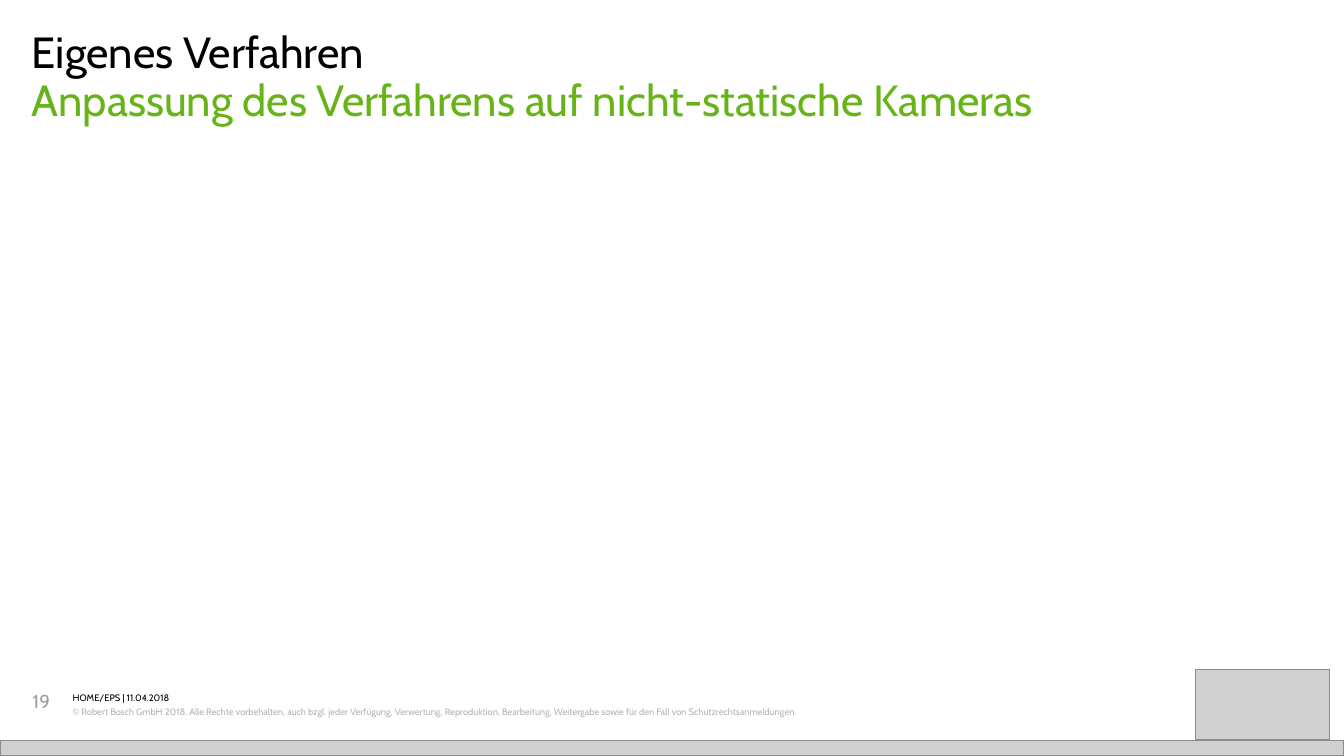
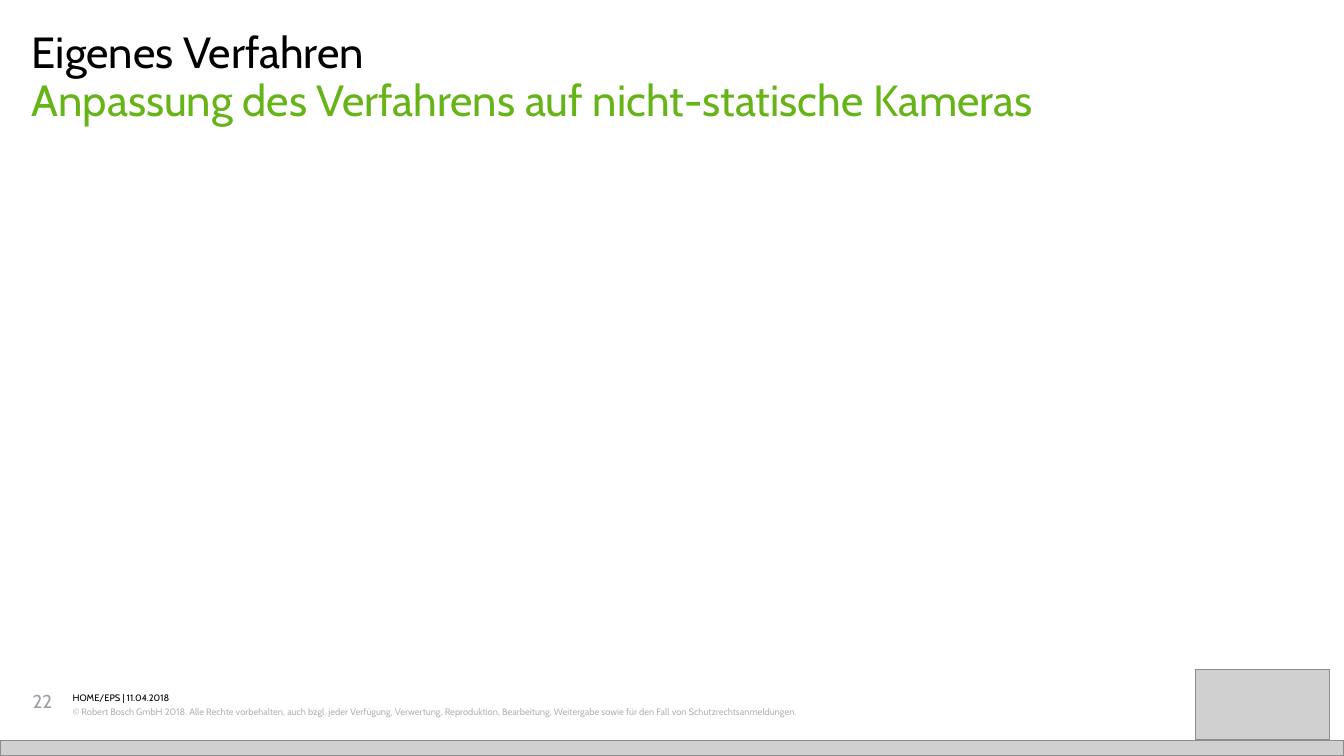
Before and after one commit to iwnfubb/MA_Doc, a slide deck: slide 22 of Präsi/Präsi.pptx (slide 20 before the commit). Drawn at 1344x756 pixels with LibreOffice and Linux fonts; fonts in the diff are those of the drawing; grey boxes stand for pictures. Boxes give left, top, right and bottom in pixels: in the first picture for what was removed or moved away, otherwise in the second. Text is boxed around its words. In the diff, an @@ line names an element or a change of style, - is before the commit and + after.

```diff
--- a/Präsi/Präsi.pptx
+++ b/Präsi/Präsi.pptx
@@ text at <box>33,695,53,708</box>: text changed @@
-19
+22
```
Also in this commit, not shown: 14 other slides changed, 2 slides added, 5 other files.
